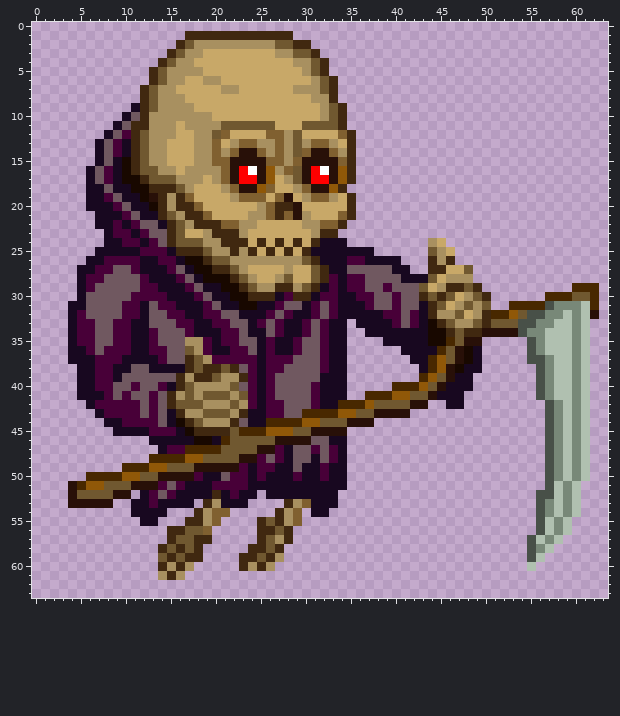
Pixel-art sprite, stored at sprites/player/reapo-idle-a_01.png. Above is the file before it was changed.
The file is 64x64 pixels. Colours within 5 levels of each other are drawn and written as one.
After the commit:
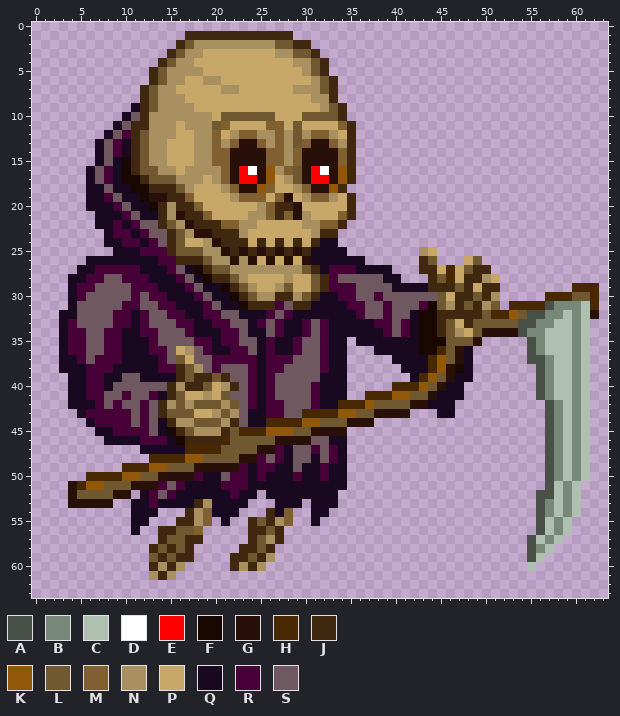
Palette (. is transparent): A #485048  B #788878  C #b0c0b0  D #ffffff  E #ff0000  F #180800  G #281008  H #482800  J #402810  K #905808  L #705830  M #806030  N #a89060  P #c8a868  Q #180820  R #480038  S #705860
Diff:
y 10: x 21..26 PPPPPP -> LLLLLL; x 30..32 PPN -> LLL
y 11: x 20..27 NLLLLLLP -> LMPPPPMM; x 29..35 PLLLLJ. -> LPPPPMJ
y 12: x 20..26 LMPPPPM -> MPNMMNN; x 30..34 PPPPM -> NMMNP
y 13: x 21..25 PNMMN -> NMGGM; x 30..34 NMMNP -> MGGMN
y 14: x 21..22 NM -> MG; x 25..26 MN -> GM; x 29..30 LM -> MG; x 33..34 MN -> GM
y 19: x 14..15 JN -> GJ
y 21: x 15..16 LN -> NG
y 22: x 14..17 QJLN -> JLNG
y 23: x 17..19 PPN -> NGG
y 24: x 17..18 LL -> PP; x 20 N -> G; x 34 Q -> .; x 44..45 NP -> ..
y 25: x 7..8 QQ -> ..; x 15..19 QJJJL -> JLLLN; x 21 N -> G; x 23 N -> G; x 25 P -> G; x 27 P -> G; x 29 P -> G; x 35..37 QQQ -> ...; x 43..46 .LNP -> NP..
y 26: x 8..11 RRRR -> QQQQ; x 16..22 QFFJLLN -> JJJLNNG; x 24..31 NNNNNNLJ -> GPGPGPGQ; x 35..40 RRQQQQ -> QQ....; x 43..46 .JNJ -> JL..; x 48..49 .. -> PL
y 27: x 9..10 SS -> RR; x 19..22 FJJL -> JLLN; x 24..27 PPPP -> NNNN; x 29..41 PPLJQQSSSSSQQ -> NLJQRRRQQQQ..; x 43 . -> J; x 45..46 JP -> PH; x 49..50 .. -> JJ
y 28: x 4 . -> Q; x 10..11 SS -> RR; x 20..24 FFJLN -> JJLNP; x 27..28 NL -> PN; x 34..36 QRR -> SSS; x 39..51 SSQQQLPNNN... -> QQ...JLHPJJNP
y 29: x 4..5 .Q -> QR; x 11 S -> R; x 22..32 FJLNNJJNLJQ -> JLNPPNLPPLJ; x 34 Q -> R; x 36 R -> S; x 39..45 RSSSLPN -> SQQQQJJ; x 47..51 JLJ.. -> LJPJJ
y 30: x 4..5 .Q -> QR; x 12 R -> S; x 23..38 FJJJQRJJQRRQQRRS -> JLNNJJNLJQQRRSSR; x 40 R -> S; x 43..48 JLJLPN -> SSLPJJ; x 51 . -> N
y 31: x 5 Q -> S; x 12 Q -> S; x 24..26 FQQ -> JJJ; x 29..33 SQRSR -> JJQQQ; x 35..37 QQR -> RRS; x 39..40 SR -> RS; x 43..44 QJ -> RF; x 46..47 PN -> NJ; x 49..51 NL. -> JNL
y 32: x 3 . -> Q; x 5 R -> S; x 9 S -> R; x 11..12 RQ -> QR; x 31..33 RSR -> QQQ; x 36..38 QQQ -> RSS; x 40 R -> S; x 42..50 RQJNNLPNJ -> QFFJJJJJL
y 33: x 3..6 .QRR -> QRSS; x 12 Q -> R; x 35 . -> Q; x 38..43 QQRSRQ -> RRSRQF; x 47..48 NN -> PJ; x 50 J -> L
y 34: x 3..4 .Q -> QR; x 6 R -> S; x 8 S -> R; x 10 R -> Q; x 12 Q -> R; x 35..36 .. -> QQ; x 39..41 QQQ -> RSR; x 43 Q -> F; x 45..49 FJLJJ -> JLNPL
y 35: x 3..4 .Q -> QR; x 6 R -> S; x 8 S -> R; x 10 R -> Q; x 17..18 NN -> SR; x 36..38 ... -> QQQ; x 43 Q -> F; x 46 H -> L; x 48 G -> L
y 36: x 3..6 .QQR -> QRRS; x 10 R -> Q; x 16..18 SLN -> PNS; x 38..40 ... -> QQQ; x 43..44 QQ -> FF; x 48..49 FQ -> Q.
y 37: x 3 . -> Q; x 5..6 QQ -> RS; x 16..19 SJLN -> LPSS; x 40..41 .. -> QQ; x 48..49 FQ -> Q.
y 38: x 3..4 .. -> QQ; x 6 Q -> R; x 11..12 SS -> QQ; x 14..22 QQQJLJJLJ -> RRJLNSRSS; x 41..42 .. -> QQ; x 49 Q -> .
y 39: x 4 . -> Q; x 6 Q -> R; x 8 R -> Q; x 12..15 SSSS -> QQQQ; x 17 N -> L; x 21..23 NNJ -> JSS; x 42 . -> Q
y 40: x 4 . -> Q; x 6 Q -> R; x 8 R -> Q; x 11 R -> S; x 14..20 RQJLNNN -> SJNJJLP; x 22 L -> J; x 48 Q -> .
y 41: x 4 . -> Q; x 6..8 QQR -> RRS; x 14 S -> Q; x 16..20 NLNLL -> LPPNP; x 22..23 NL -> SS
y 42: x 4..5 .. -> QQ; x 8 R -> S; x 10..15 RRSRSJ -> SSRSJN; x 17 L -> N; x 19..20 NN -> LL; x 23 N -> S; x 44..45 .. -> QQ; x 47 Q -> .
y 43: x 5..7 ..Q -> QRR; x 11..20 RSRSQJNNLL -> SRSJLLLPPN; x 23 J -> S; x 45..46 .. -> QQ
y 44: x 6..9 ..QQ -> QRRR; x 11 R -> S; x 13..17 RSQFJ -> SQJNN; x 19..20 NN -> LL
y 45: x 7..20 ..QQQQRRRQFJJJ -> QQRRRRSQFJLNNN
y 46: x 8..14 .....QQ -> QQQQRRR; x 16..20 QQFFQ -> FJJJJ
y 47: x 12..13 .. -> QQ; x 15..16 RR -> QQ
y 51: x 20 R -> Q
y 52: x 20 J -> Q
y 53: x 18..20 .JN -> JNQ; x 27..30 .JNM -> QQQ.
y 54: x 14 Q -> .; x 17..22 .JNMM. -> JNMQQQ; x 26..29 .JNM -> JQM.
y 55: x 11 . -> Q; x 13 Q -> .; x 16 . -> J; x 18..21 JNM. -> NM.Q; x 24..29 .JLJNM -> JLJNM.; x 31 . -> Q
y 56: x 11 . -> Q; x 14 . -> J; x 16 J -> L; x 18..19 LM -> M.; x 24 . -> J; x 26..28 JLJ -> LJ.
y 57: x 14..15 .J -> JL; x 17 L -> J; x 19 J -> .; x 24..28 .JLNJ -> JLNJ.
y 58: x 13..18 .JLJLJ -> JLJLJ.; x 23 . -> J; x 25..27 JLJ -> LJ.
y 59: x 13..16 .LJL -> LJLJ; x 18 J -> .; x 22 . -> J; x 24..27 JLJN -> LJN.
y 60: x 13..17 .JNJN -> JNJN.; x 22..26 .JNJN -> JNJN.
y 61: x 13..16 .NJN -> NJN.
